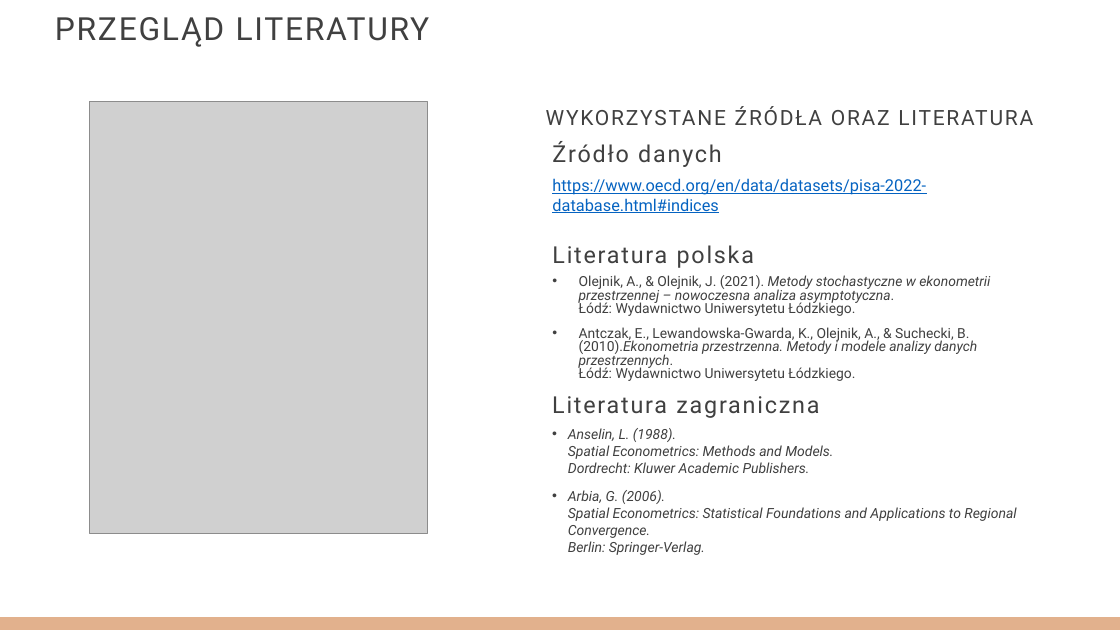
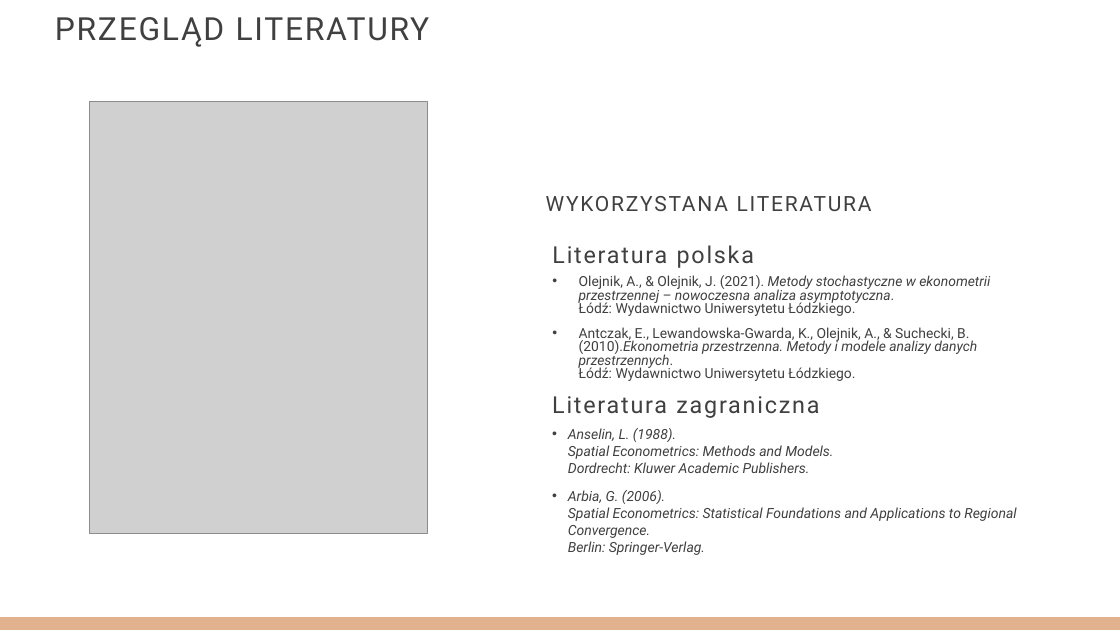
Before and after one commit to iZabela0001/Ekonometria-Przestrzenna, a slide deck: slide 5 of Ekonometria przestrzenna.pptx. Drawn at 1120x630 pixels with LibreOffice and Linux fonts; fonts in the diff are those of the drawing; grey boxes stand for pictures; background and template pictures are left out. Boxes give left, top, right and bottom in pixels: in the first picture for what was removed or moved away, otherwise in the second. Text is boxed around its words. In the diff, an @@ line names an element or a change of style, - is before the commit and + after.

Commit message:
- dodanie slajdu z opisem danych - dodanie wniosków na temat projektu w RMD - wygenerowanie i załączenie HTML

```diff
--- a/Ekonometria przestrzenna.pptx
+++ b/Ekonometria przestrzenna.pptx
@@ text removed at [552,141,722,167] @@
-Źródło danych
@@ text removed at [552,178,926,213] @@
-https://www.oecd.org/en/data/datasets/pisa-2022-database.html#indices
@@ title at [546,196,872,211]: text changed @@
-WYKORZYSTANE ŹRÓDŁA ORAZ LITERATURA
+WYKORZYSTANA LITERATURA
```
Also in this commit, not shown: 3 other slides changed, 1 slide added, 1 slide removed, 2 other files.
